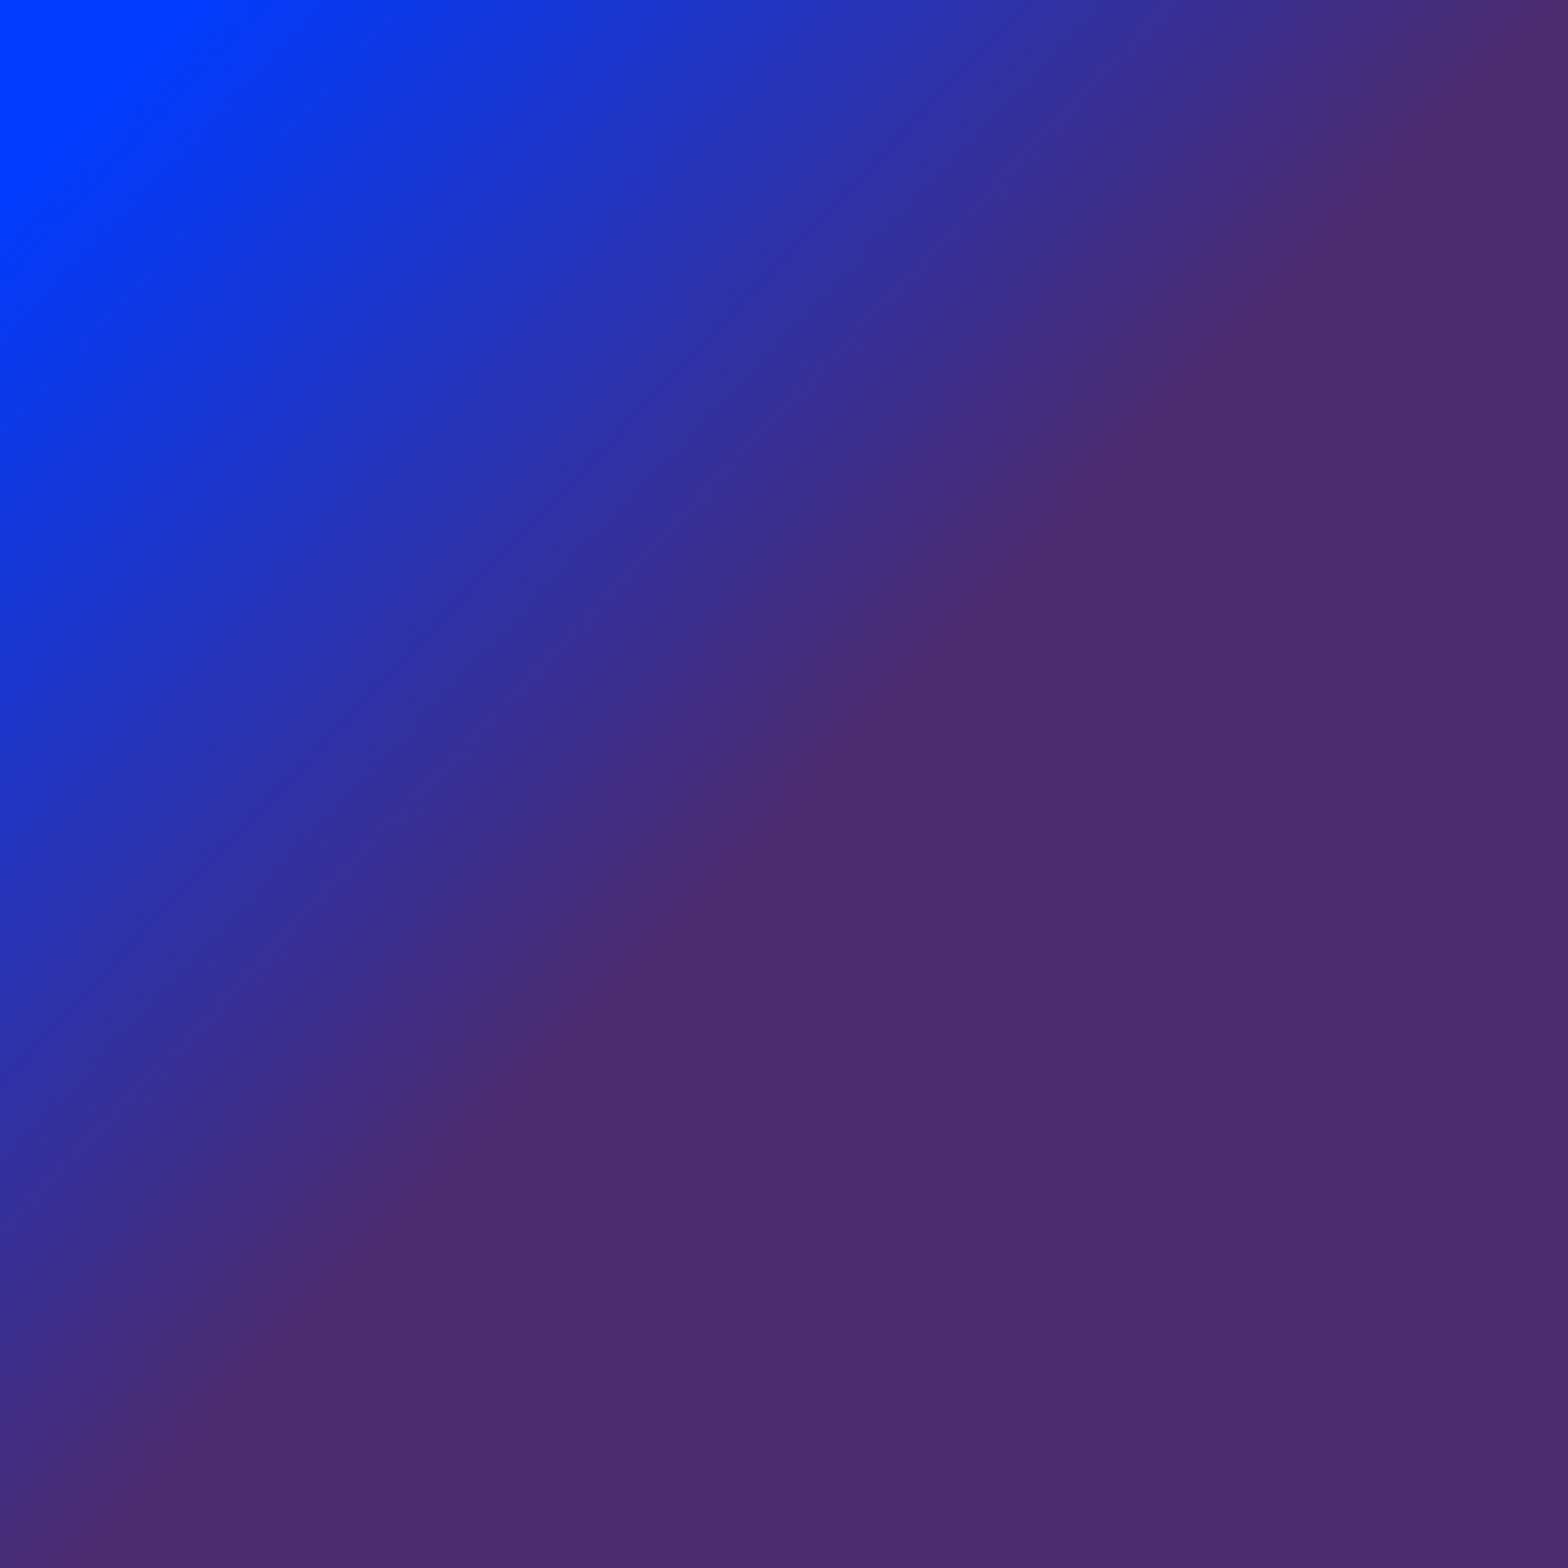
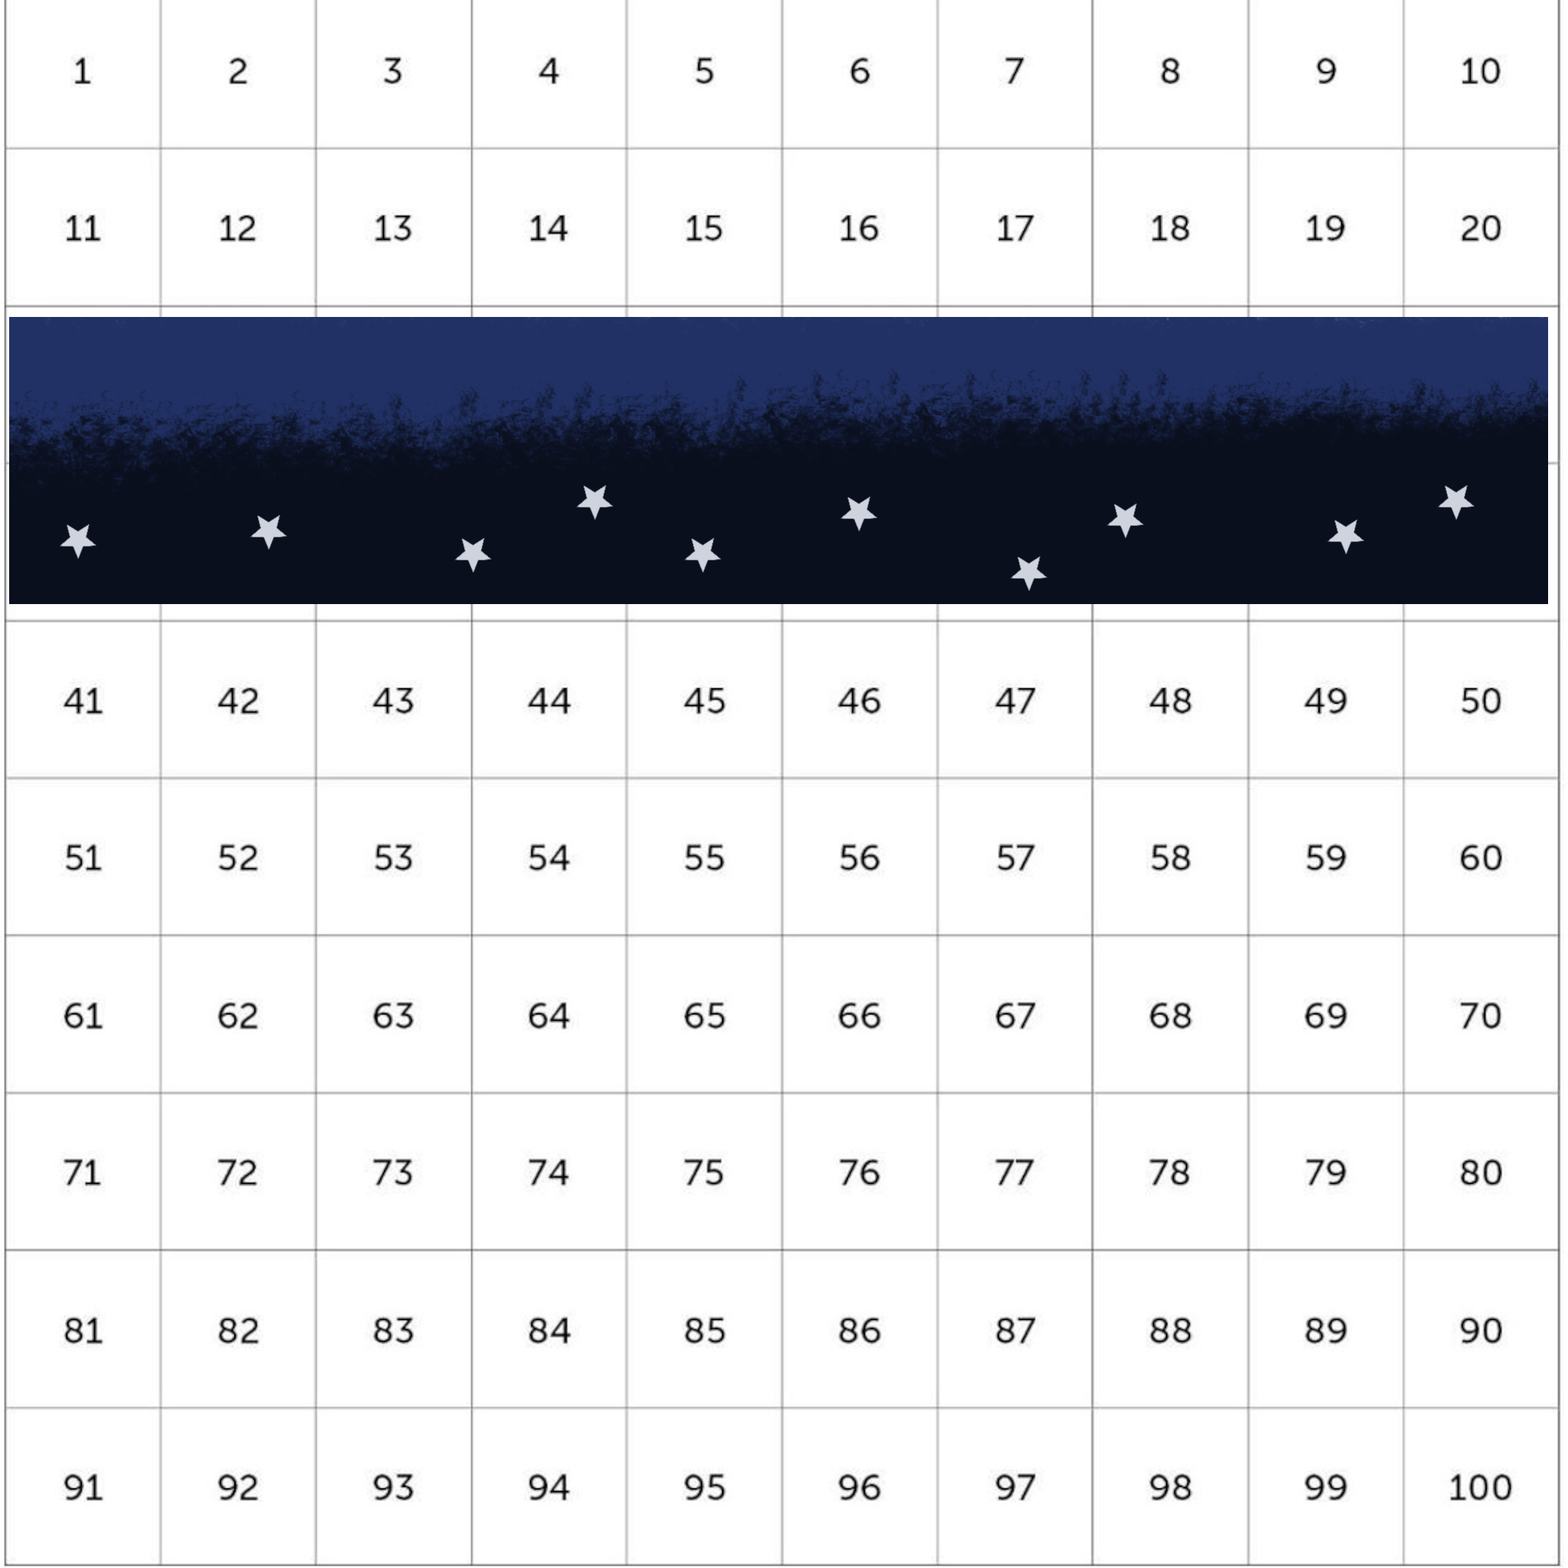
The second 1568×1568 image is a revision of the first. Changes to its layers:
added layer "Layer #2" above "Layer" over [58, 484, 1475, 592]
added layer "Layer" above "Layer #1" over [9, 365, 1549, 605]
added layer "Layer #1" above "Pasted Layer" over [9, 316, 1549, 605]
added layer "Pasted Layer" above "Background" over [0, 0, 1568, 1568]